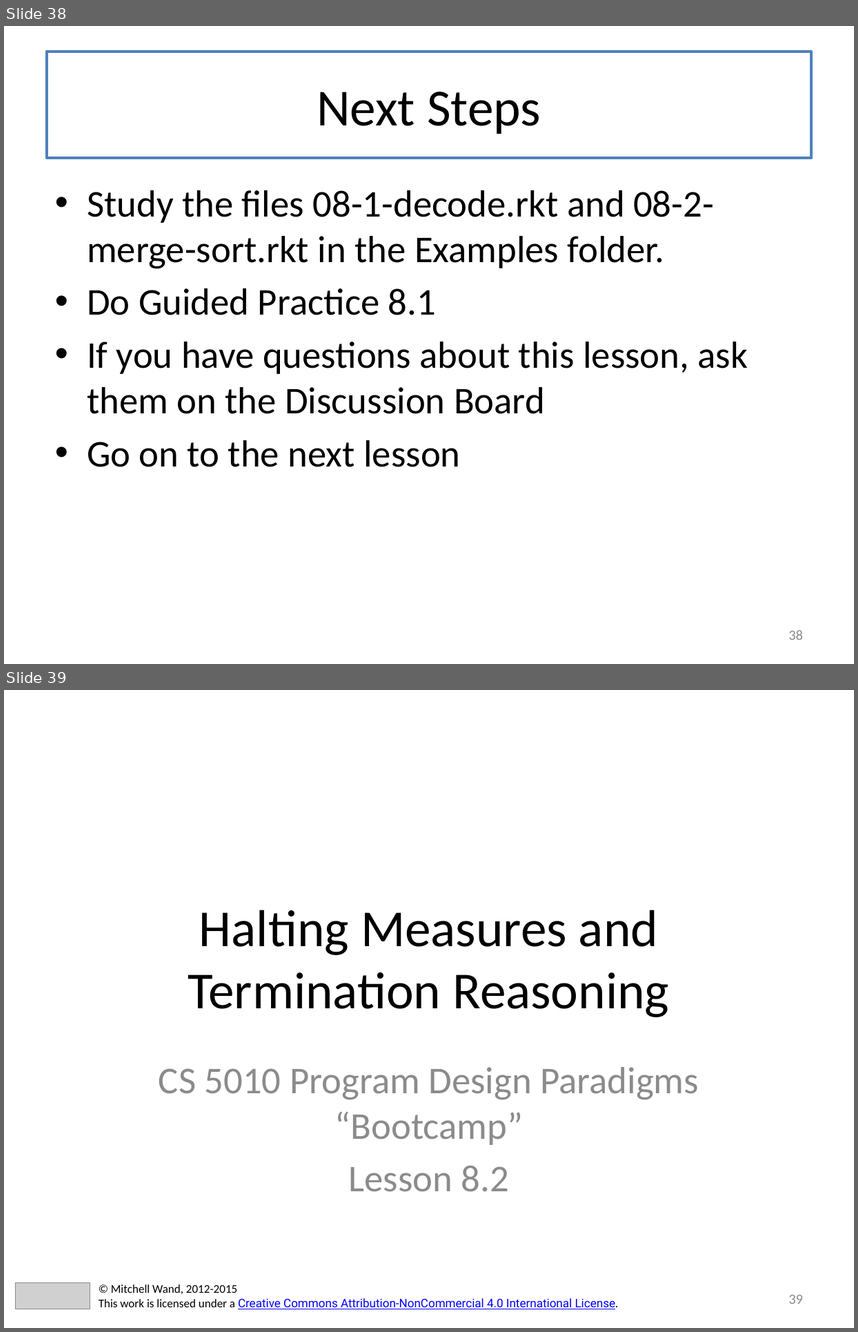
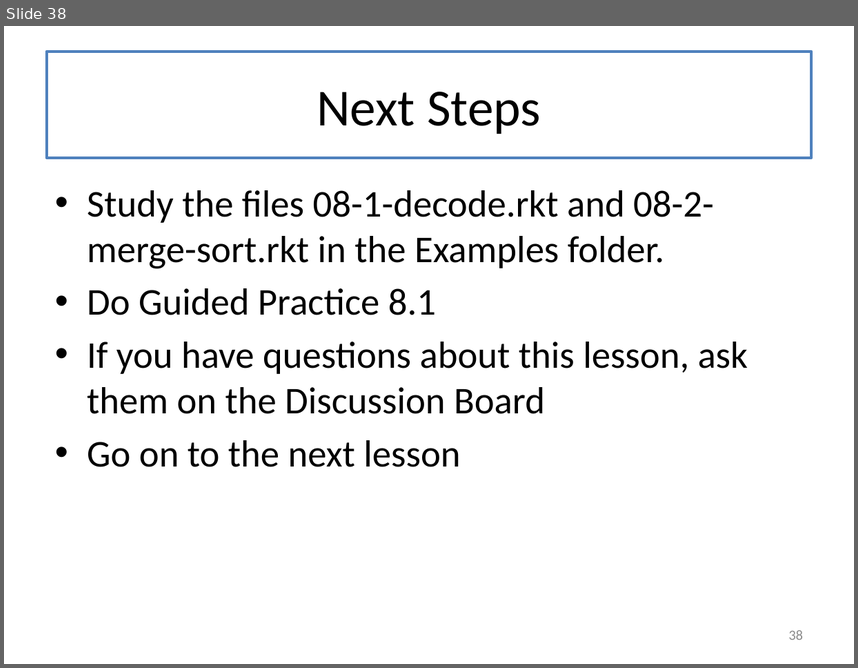
Before and after one commit to mwand/cs5010f17, a slide deck: Slides/Lesson 8.1 General Recursion.pptx. Shown one above the other, each under a label of ours: slides 38 and 39 before the commit, slide 38 after it. The pictures are 858x1332 and 858x668 pixels, drawn with LibreOffice and Linux fonts; fonts in the diff are those of the drawing; grey boxes stand for pictures. Boxes give left, top, right and bottom in pixels: in the first picture for what was removed or moved away, otherwise in the second. Text is boxed around its words. In the diff, an @@ line names an element or a change of style, - is before the commit and + after.

```diff
--- a/Slides/Lesson 8.1 General Recursion.pptx
+++ b/Slides/Lesson 8.1 General Recursion.pptx
@@ slide 39 removed at (x1=4, y1=690, x2=854, y2=1328), background #FFFFFF @@
@@ title removed at (x1=67, y1=888, x2=791, y2=1025) @@
-Halting Measures and Termination Reasoning
@@ subtitle removed at (x1=159, y1=1067, x2=699, y2=1192) @@
-CS 5010 Program Design Paradigms “Bootcamp”
-Lesson 8.2
@@ picture removed at (x1=15, y1=1283, x2=90, y2=1309) @@
@@ text removed at (x1=99, y1=1284, x2=619, y2=1309) @@
-© Mitchell Wand, 2012-2015
-This work is licensed under a Creative Commons Attribution-NonCommercial 4.0 International License.
@@ page number removed at (x1=789, y1=1294, x2=803, y2=1303) @@
-39
```
Also in this commit, not shown: 1 slide changed, 24 other slides removed, 2 other files.
